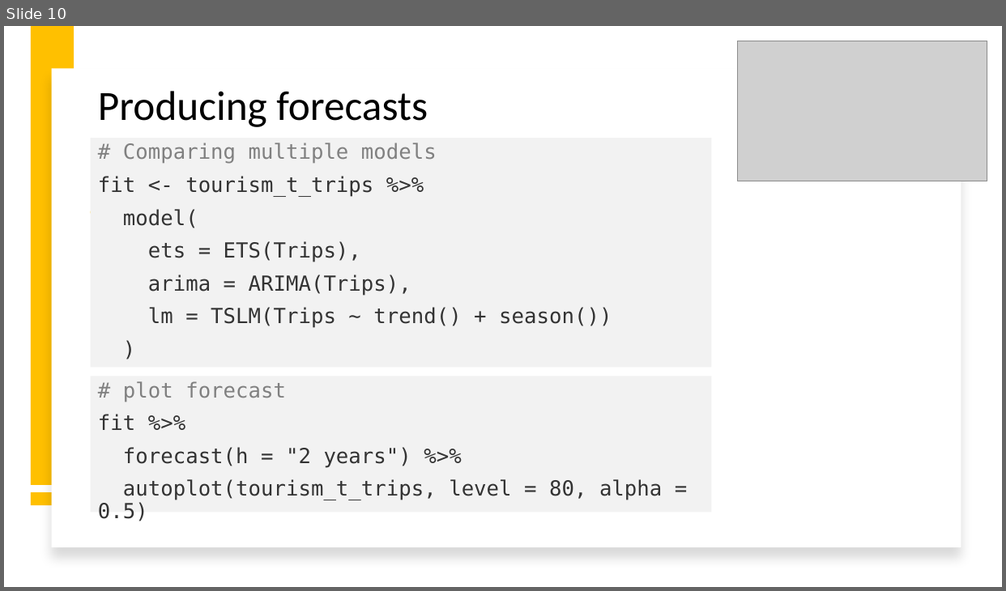
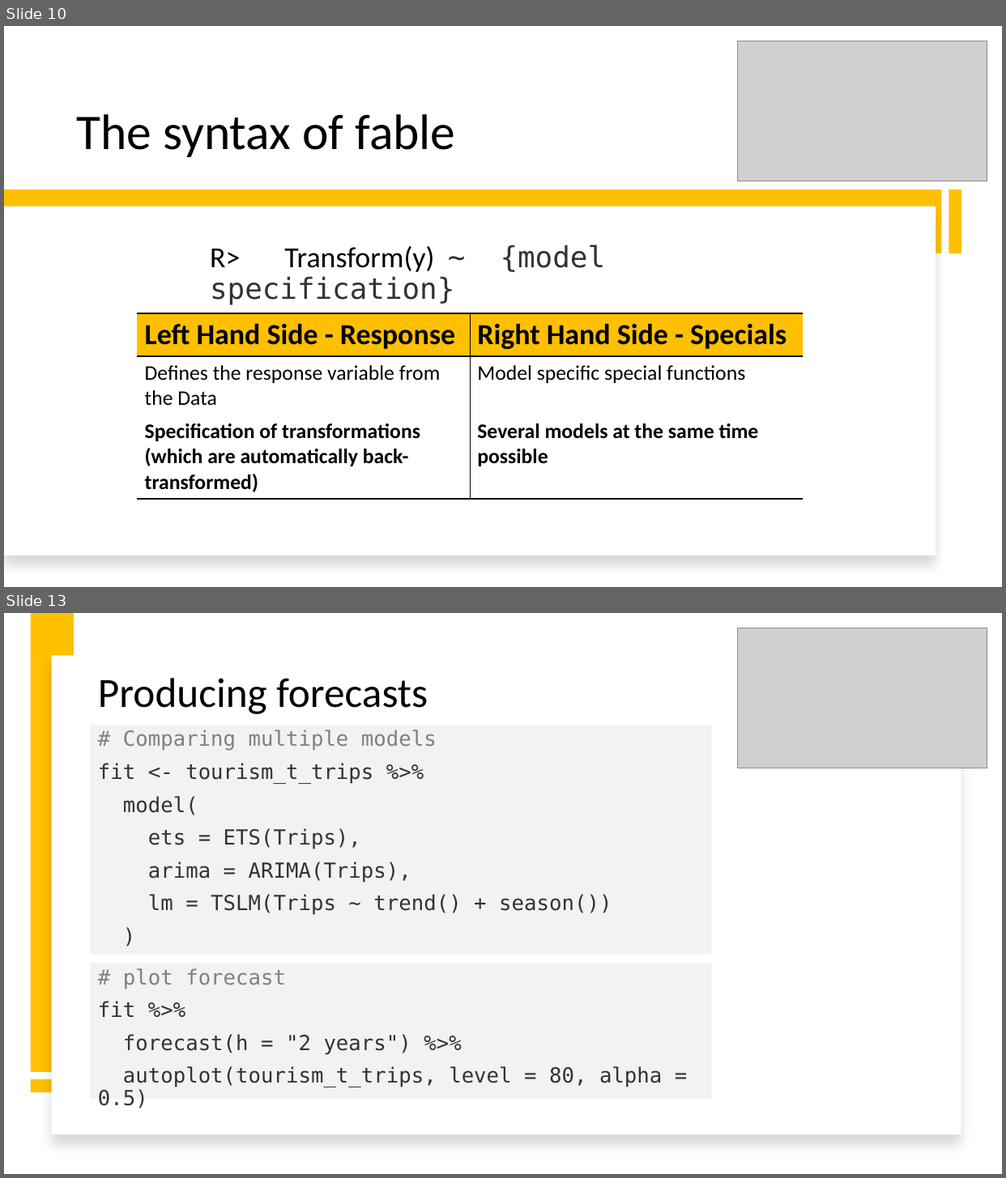
Before and after one commit to intro-to-data-science-22-workshop/-14-temporal-data-with-tsibble-and-fable-Samson-Krafft, a slide deck: tsibble and fable.pptx. Shown one above the other, each under a label of ours: slide 10 before the commit, slides 10 and 13 after it; the slides between them are not shown. The pictures are 1006x591 and 1006x1178 pixels, drawn with LibreOffice and Linux fonts; fonts in the diff are those of the drawing; grey boxes stand for pictures; background and template pictures are left out. Boxes give left, top, right and bottom in pixels: in the first picture for what was removed or moved away, otherwise in the second. Text is boxed around its words. In the diff, an @@ line names an element or a change of style, - is before the commit and + after.

```diff
--- a/tsibble and fable.pptx
+++ b/tsibble and fable.pptx
@@ slide 10 added at (x1=4, y1=26, x2=1002, y2=587), background #FFFFFF @@
@@ picture added at (x1=738, y1=41, x2=987, y2=182) @@
@@ title added at (x1=76, y1=114, x2=455, y2=157), 48 pt, text #000000 @@
+The syntax of fable
@@ rectangle added at (x1=4, y1=190, x2=942, y2=254), fill #FFC000 @@
@@ rectangle added at (x1=948, y1=190, x2=961, y2=254), fill #FFC000 @@
@@ rectangle added at (x1=4, y1=207, x2=936, y2=556), fill #FFFFFF @@
@@ text added at (x1=145, y1=245, x2=606, y2=442), 28 pt, text #333333 @@
+R> Transform(y) ~ {model specification}
@@ table added at (x1=138, y1=314, x2=802, y2=496), 3 rows, 2 columns @@
+Left Hand Side - Response | Right Hand Side - Specials
+Defines the response variable from the Data | Model specific special functions
+Specification of transformations (which are automatically back-transformed) | Several models at the same time possible
@@ what was slide 10 is now slide 13 @@
```
Also in this commit, not shown: 7 slides changed, 2 other slides added, 1 other file.
